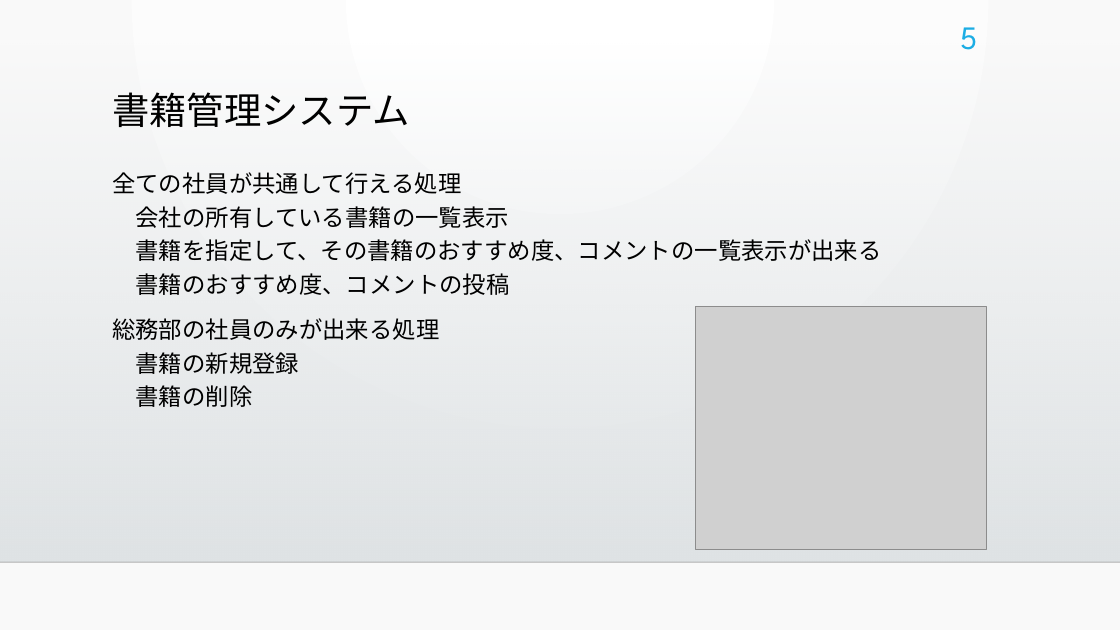
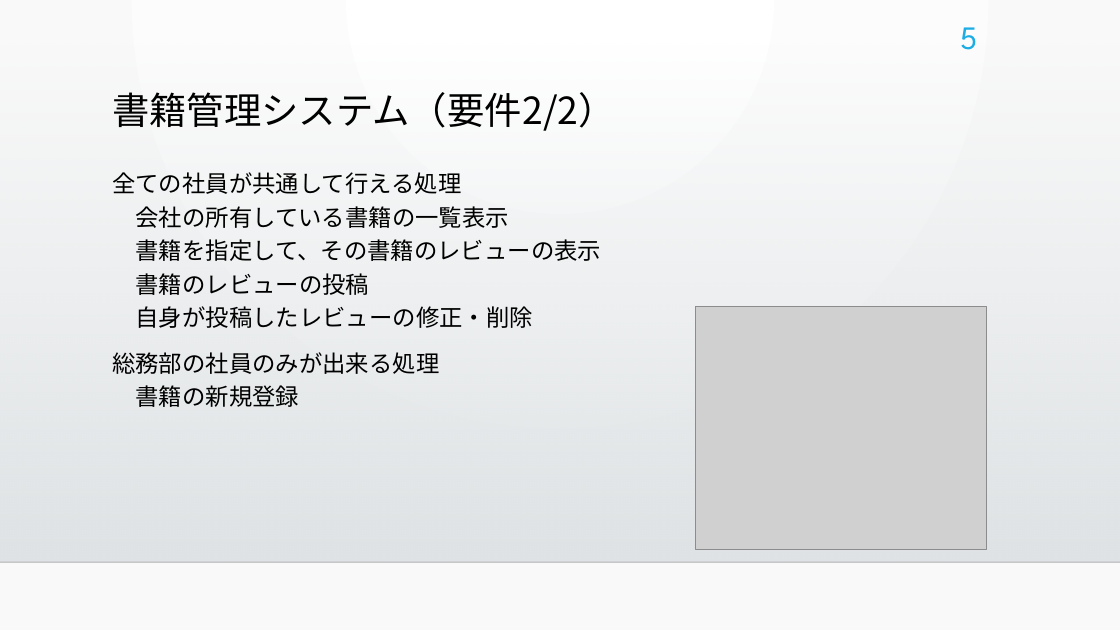
Before and after one commit to bicity2/ICT_GP, a slide deck: slide 5 of 00_参照ファイル/10_管理/書籍管理システム.pptx. Drawn at 1120x630 pixels with LibreOffice and Linux fonts; fonts in the diff are those of the drawing; grey boxes stand for pictures; background and template pictures are left out. Boxes give left, top, right and bottom in pixels: in the first picture for what was removed or moved away, otherwise in the second. Text is boxed around its words. In the diff, an @@ line names an element or a change of style, - is before the commit and + after.

Commit message:
パワポ修正

```diff
--- a/00_参照ファイル/10_管理/書籍管理システム.pptx
+++ b/00_参照ファイル/10_管理/書籍管理システム.pptx
@@ title at (112,92,616,131): text changed @@
-書籍管理システム
+書籍管理システム（要件2/2）
@@ text at (112,172,602,407): text changed @@
-全ての社員が共通して行える処理
-会社の所有している書籍の一覧表示
-書籍を指定して、その書籍のおすすめ度、コメントの一覧表示が出来る
-書籍のおすすめ度、コメントの投稿
-総務部の社員のみが出来る処理
-書籍の新規登録
-書籍の削除
+全ての社員が共通して行える処理
+会社の所有している書籍の一覧表示
+書籍を指定して、その書籍のレビューの表示
+書籍のレビューの投稿
+自身が投稿したレビューの修正・削除
+総務部の社員のみが出来る処理
+書籍の新規登録
```
Also in this commit, not shown: 1 other slide changed, 2 slides added.
